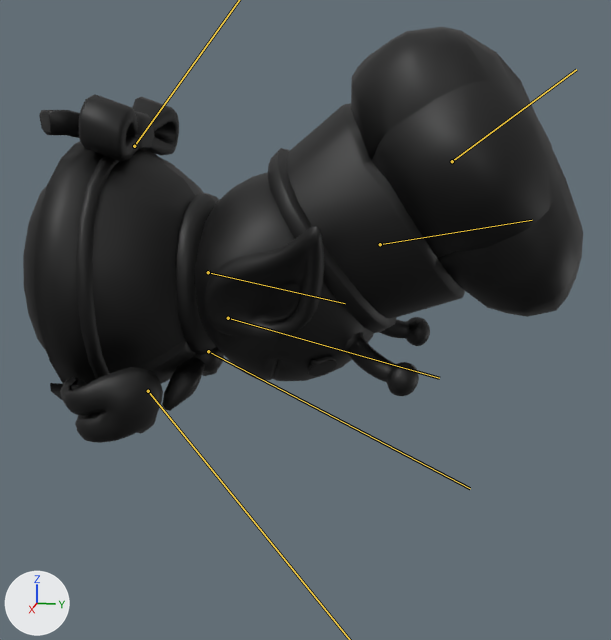
Two versions of the FBX model Project/ContentsResources/Mesh/Object/Player/AlienGreen/AlienGreen_Wash.fbx, one commit apart.
One viewpoint serves both versions: a 50 mm camera at (-0.0457, 0.0154, 0.0765) aimed at (-0.0731, 0.0099, 0.0696). The lights are fixed; the arrows at lower left show +X, +Y and +Z. The bones that change are drawn over the model as lines.

Objects in the first picture: 'Body', 'Chef_Alien_Green', 'Hand_Grip_R', 'Hat_Fancy'.
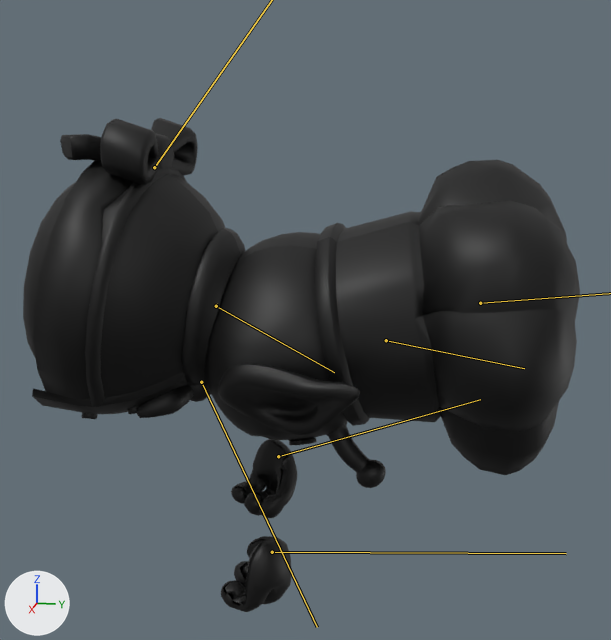
The newer file adds an action. The first version stands in its rest pose; the second is drawn at frame 10 of the action 'Take 001.013'.

The change in detail:
Object 'Jnt_Body' (bone_rig_object) turns from (-8, 0, -1) to (-19, 0, -1) degrees about its own x, y and z.
Bone 'Body_Top' (bone_body_top) moves from (0.0, 0.0, 0.0) to (0.025, 0.002, -0.024).
Bone 'Head' (bone_head) turns from (0, 0, 0) to (-11, 15, 11) degrees about its own x, y and z.
Bone 'Hair' (bone_hair) is rescaled from (1.0, 1.0, 1.0) to (0.88, 1.0, 1.0).
Bone 'HatTop' (bone_hattop) moves from (0.0, 0.0, 0.0) to (0.001, 0.015, 0.011).
Bone 'HatTop' (bone_hattop) turns from (0, 0, 0) to (9, -3, -2) degrees about its own x, y and z.
Bone 'Jnt_Tail' (bone_jnt_tail) moves from (0.0, 0.0, 0.0) to (0.001, -0.003, 0.003).
Bone 'Jnt_Tail' (bone_jnt_tail) turns from (0, 0, 0) to (12, 0, 1) degrees about its own x, y and z.
Bone 'NeckTie' (bone_necktie) moves from (0.0, 0.0, 0.0) to (0.0, 0.032, 0.013).
Bone 'NeckTie' (bone_necktie) turns from (0, 0, 0) to (-30, 0, 0) degrees about its own x, y and z.
Bone 'LeftHand' (bone_lefthand) moves from (0.0, 0.0, 0.0) to (-0.167, 0.467, 0.274).
Bone 'LeftHand' (bone_lefthand) turns from (0, 0, 0) to (-54, -51, 29) degrees about its own x, y and z.
Bone 'RightHand' (bone_righthand) moves from (0.0, 0.0, 0.0) to (0.606, 0.346, -0.377).
Bone 'RightHand' (bone_righthand) turns from (0, 0, 0) to (-73, 39, -34) degrees about its own x, y and z.

What differs and where, as boxes (x1, y1, x2, y2) in the pictures (611 x 640 px):
'Hat_Fancy', posed (16% narrower): before (268, 27, 583, 333); after (315, 160, 580, 475)
'Body', posed (11% wider): before (23, 95, 224, 411); after (23, 118, 246, 419)
'Chef_Alien_Green', posed (22% narrower, 14% taller): before (195, 172, 430, 396); after (204, 232, 386, 488)
'Hand_Grip_R', posed (32% narrower): before (60, 367, 163, 443); after (221, 536, 291, 612)
'Hand_Grip_L', posed (not visible before): after (231, 439, 297, 518)
bone 'Body_Top', root to tip: before (208, 272) to (209, 270); after (216, 306) to (217, 303)
bone 'Head', root to tip: before (208, 272) to (345, 303); after (216, 306) to (334, 372)
bone 'Hair', root to tip: before (380, 244) to (532, 220); after (386, 340) to (524, 368)
bone 'NeckTie', root to tip: before (208, 351) to (470, 488); after (201, 382) to (317, 627)
bone 'LeftHand', root to tip: before (228, 318) to (439, 378); after (278, 456) to (480, 399)
